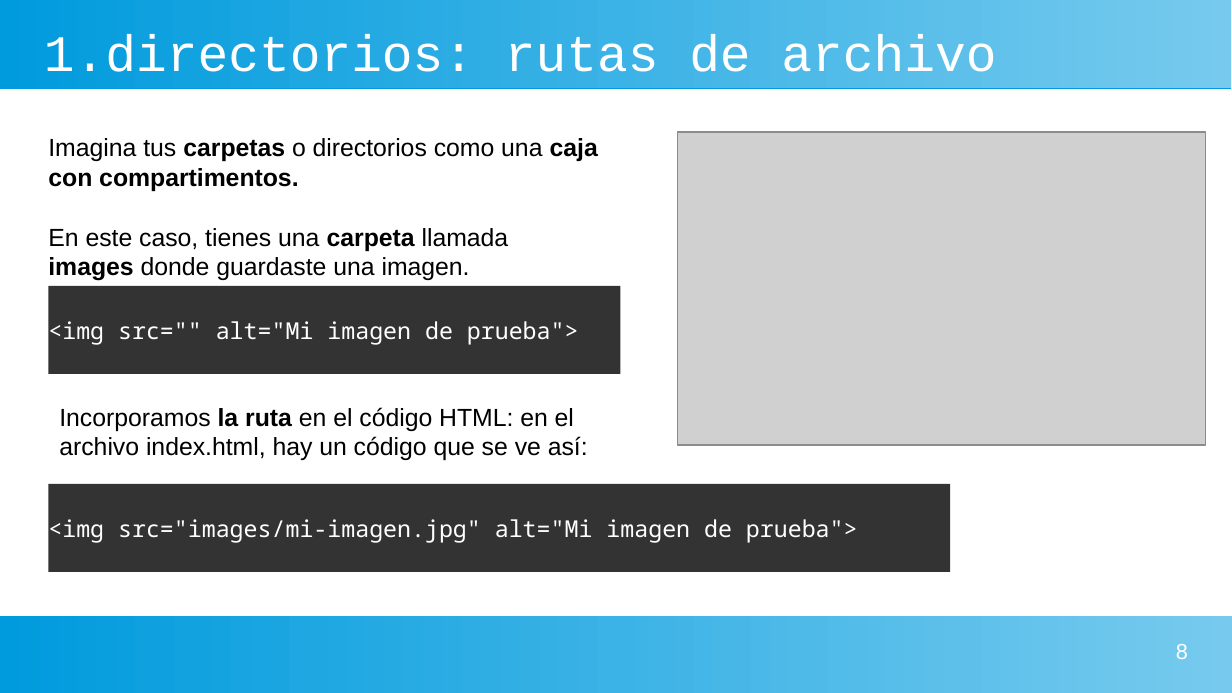
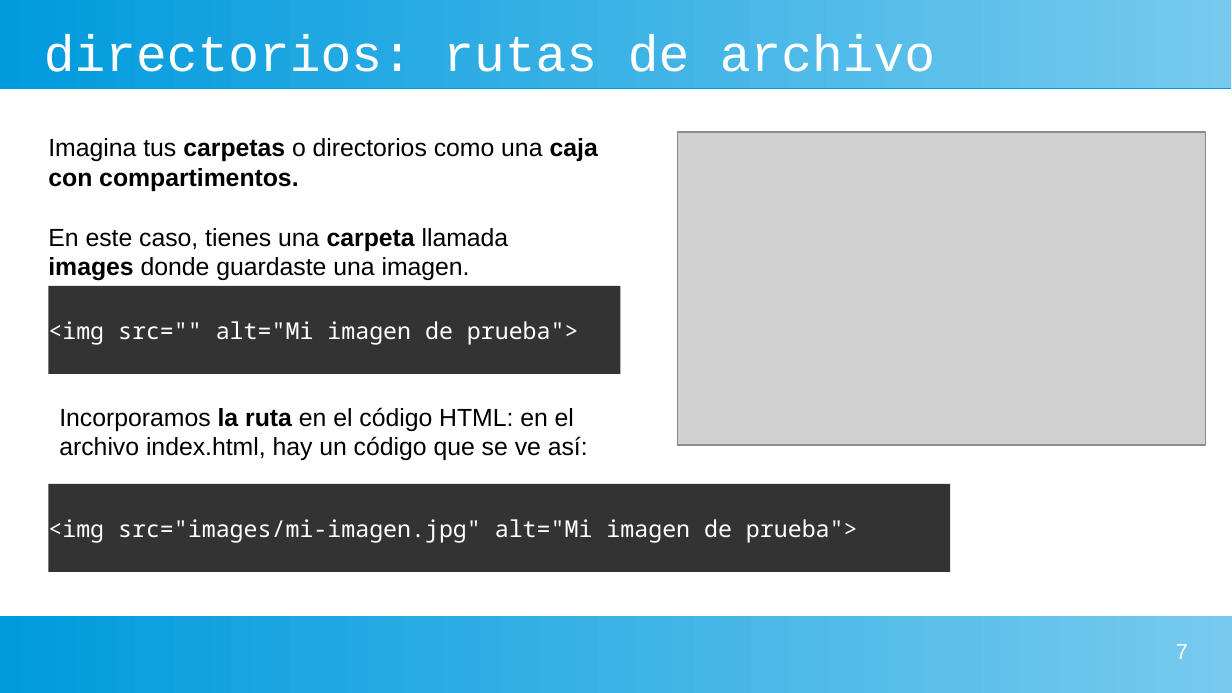
Before and after one commit to gaizkamg/HTML-CSS-Entregable, a slide deck: slide 7 of Presentacion/Directorios.odp (slide 8 before the commit). Drawn at 1232x693 pixels with LibreOffice and Linux fonts; fonts in the diff are those of the drawing; grey boxes stand for pictures. Boxes give left, top, right and bottom in pixels: in the first picture for what was removed or moved away, otherwise in the second. Text is boxed around its words. In the diff, an @@ line names an element or a change of style, - is before the commit and + after.

```diff
--- a/Presentacion/Directorios.odp
+++ b/Presentacion/Directorios.odp
@@ title at <box>44,34,935,72</box>: text changed @@
-1.directorios: rutas de archivo
+directorios: rutas de archivo
@@ page number at <box>1176,644,1188,659</box>: text changed @@
-8
+7
```
Also in this commit, not shown: 8 other slides changed, 1 slide removed, 5 other files.
